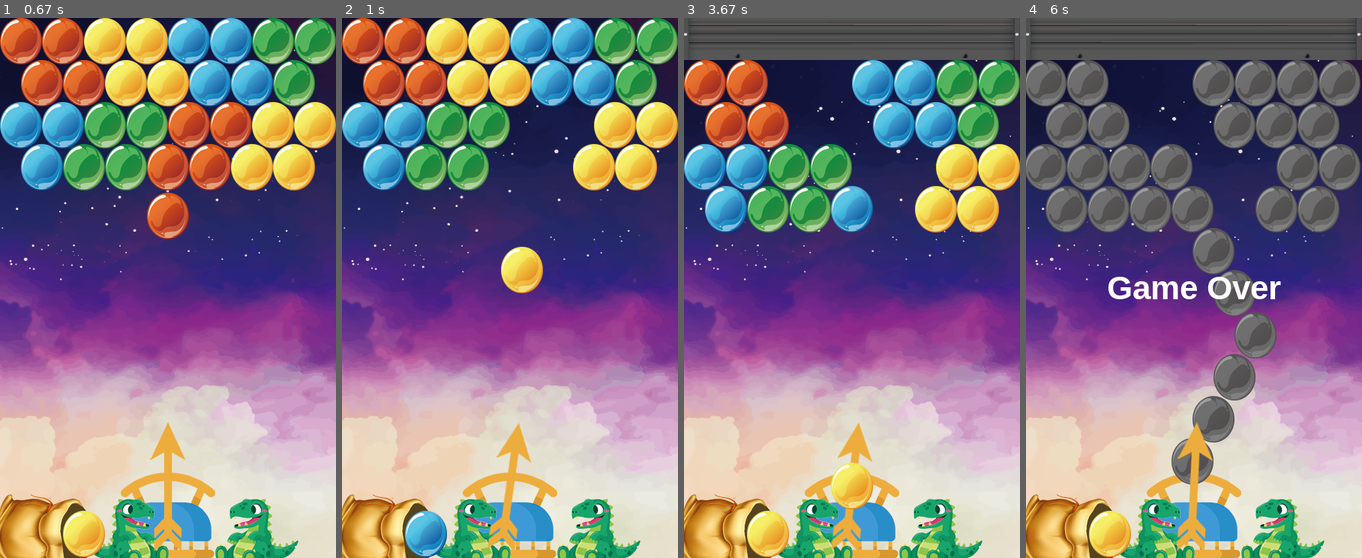
Above: before the commit, frames 1-4 (left to right).
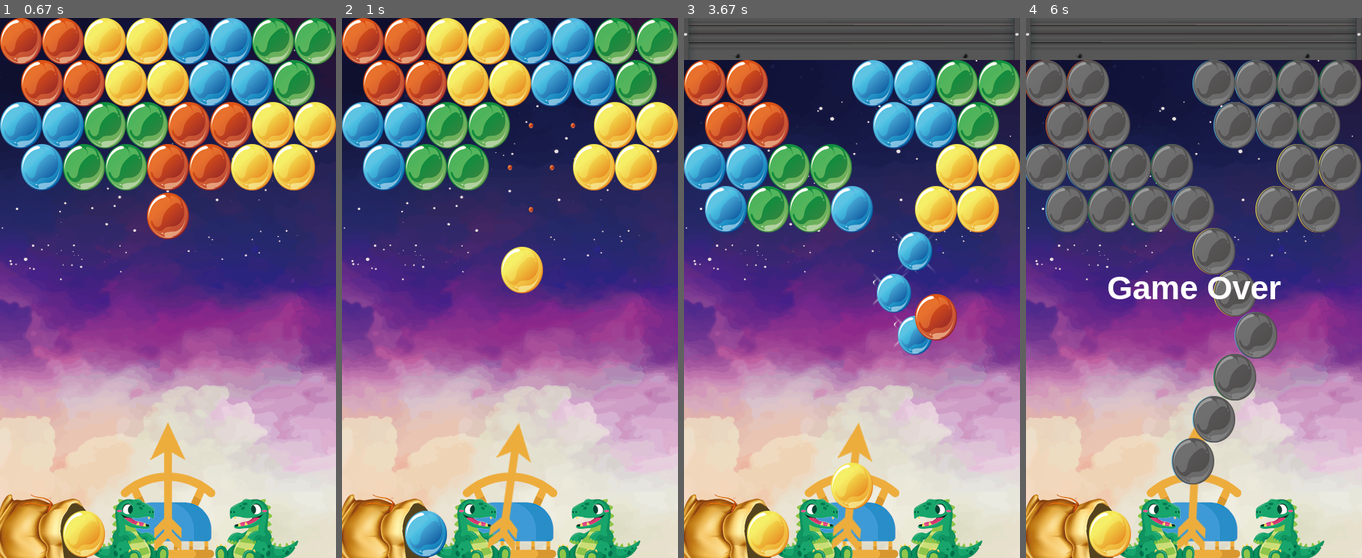
Above: after the commit, the same moments.

Repository: 1201ysy/Pygame
Game: pygame game, started from BubbleBubble/bubblebubble.py
Same seed, same stepped clock (60 frames per second), same inputs: the game is played once before the commit and once after it.
Inputs:
- Up to frame 1 (0.67 s): tap Space at 0.33 s
- Up to frame 2 (1 s): hold Right from 0.67 s (still down); tap Space at 0.73 s
- Up to frame 3 (3.67 s): tap Space at 1.03, 1.23, 1.53, 1.73, 2.03, 2.3, 2.6, 2.73, 3.03, 3.4 s; release Right at 1.13 s; hold Right 1.17-1.63 s; hold Left 1.67-2.2 s; hold Left 2.23-2.63 s; hold Right 2.67-3.3 s; hold Left from 3.33 s (still down)
- Up to frame 4 (6 s): tap Space at 3.7, 3.9, 4.2, 4.4, 4.7, 4.9, 5.2, 5.47, 5.77 s; release Left at 3.8 s; hold Right 3.83-4.3 s; hold Right 4.33-4.8 s; hold Left 4.83-5.37 s; hold Left 5.4-5.8 s

Frame 1 is identical in both runs. In frame 2, less than 0.1% of the frame differs, in the area x 49-70%, y 19-36%; in frame 3, 2.6%, in the area x 56-82%, y 39-63%; in frame 4, 2.5%.

Commit message:
Added removing & falling animation for bubblebubble game

Diff:
--- a/BubbleBubble/bubblebubble.py
+++ b/BubbleBubble/bubblebubble.py
@@ -6,7 +6,7 @@
 
 # Bubble sprite class
 class Bubble(pygame.sprite.Sprite):
-    def __init__(self, image, color, position=(0,0), row_idx=-1, col_idx=-1):
+    def __init__(self,  color, image, animation = None, position=(0,0), row_idx=-1, col_idx=-1):
         super().__init__()
         self.image = image
         self.color = color
@@ -15,7 +15,9 @@
         self.radius = 18
         self.row_idx = row_idx
         self.col_idx = col_idx
-
+        self.sparkle = random.randint(0, len(sparkle_animation) -1)
+        self.animation = animation
+        self.fall_speed = fall_speed + random.randint(self.row_idx, self.row_idx + 2)
 
     def set_rect(self, position):
         self.rect = self.image.get_rect(center=position)
@@ -34,6 +36,11 @@
         else:
             screen.blit(self.image, self.rect)
 
+    def draw_remove(self, screen):
+        if animation_count % 2 == 0:
+            screen.blit(sparkle_animation[self.sparkle], self.rect)
+        screen.blit(self.animation[animation_count], self.rect)
+
     def move(self):
         to_x = self.radius * math.cos(self.rad_angle)
         to_y = self.radius * math.sin(self.rad_angle) * -1
@@ -43,6 +50,9 @@
 
         if self.rect.left < 0 or self.rect.right > screen_width:
             self.set_angle(180 - self.angle)
+
+    def fall(self):
+        self.rect.y += self.fall_speed
 
     def drop_downward(self, height):
         self.rect = self.image.get_rect(center= (self.rect.centerx, self.rect.centery + height))
@@ -80,11 +90,11 @@
 def setup():
     global map, level
     map = [[
-        list("...R...."),
-        list("......./"),
-        list("........"),
-        list("......./"),
-        list("........"),
+        list(".RRRR..."),
+        list("..RRR../"),
+        list("....Y..."),
+        list("...YY../"),
+        list("....Y..."),
         list("......./"),
         list("........"),
         list("......./"),
@@ -138,9 +148,9 @@
             if col in [".", "/"]:
                 continue
             position = get_bubble_position(row_idx, col_idx)
-            image = get_bubble_image(col)
+            image, animation = get_bubble_image(col)
             if image:
-                bubble_group.add(Bubble(image, col, position, row_idx, col_idx))
+                bubble_group.add(Bubble(col, image, animation,  position,  row_idx, col_idx))
 
 # Returns bubble (x,y) position of bubble given row,col index from the map list
 def get_bubble_position(row,col):
@@ -153,25 +163,29 @@
 # Get bubble image for the "color" if it exists
 def get_bubble_image(color):
     if color in bubble_images:
-        return bubble_images[color]
+        if "animation" in bubble_images[color]:
+            return bubble_images[color]["base"], bubble_images[color]["animation"]
+        else:
+            return  bubble_images[color]["base"], None
 
 # Prepares current and next bubbles
-def prepare_bubbles():
+def prepare_bubbles(waiting = False):
     global curr_bubble, next_bubble
-    if next_bubble:
-        curr_bubble = next_bubble
-    else:
-        curr_bubble = create_bubble()
-
-    curr_bubble.set_rect((screen_width//2, 624))
-    next_bubble = create_bubble()
-    next_bubble.set_rect((screen_width//4, 688))
+    if not waiting:
+        if next_bubble:
+            curr_bubble = next_bubble
+        else:
+            curr_bubble = create_bubble()
+
+        curr_bubble.set_rect((screen_width//2, 624))
+        next_bubble = create_bubble()
+        next_bubble.set_rect((screen_width//4, 688))
 
 # Randomly create a bubble
 def create_bubble():
     color = get_random_bubble_color()
-    image = get_bubble_image(color)
-    return Bubble(image, color)
+    image, animation = get_bubble_image(color)
+    return Bubble(color,image, animation)
 
 # Randomly create a bubble color out of colors that already exists on the map
 def get_random_bubble_color():
@@ -257,6 +271,7 @@
     bubbles_to_remove = [ b for b in bubble_group if (b.row_idx, b.col_idx) in visited]
     for bubble in bubbles_to_remove:
         map[level][bubble.row_idx][bubble.col_idx] = "."
+        removing_bubble_group.add(bubble)
         bubble_group.remove(bubble)
 
 # Remove all bubbles not in the visited list
@@ -264,6 +279,7 @@
     bubbles_to_remove = [ b for b in bubble_group if (b.row_idx, b.col_idx) not in visited]
     for bubble in bubbles_to_remove:
         map[level][bubble.row_idx][bubble.col_idx] = "."
+        falling_bubble_group.add(bubble)
         bubble_group.remove(bubble)
 
 # Remove hanging bubbles
@@ -273,6 +289,29 @@
         if map[level][0][col_idx] != ".":
             visit(0, col_idx)
     remove_not_visited_bubbles()
+
+# Draws animation for falling bubbles after it has been removed from bubble_group
+def draw_falling_bubbles():
+    for bubble in falling_bubble_group:
+        bubble.fall()
+        bubble.draw(screen)
+        if bubble.rect.top > screen_height:
+            falling_bubble_group.remove(bubble)
+
+# Draws animation for removing bubbles (when 3+ bubbles of the same bubble connects) after it has been removed from bubble_group
+def draw_removing_bubbles():
+    global frame_count, animation_count
+    frame_count +=1
+    if frame_count !=0 and frame_count % 5 == 0:
+        animation_count += 1
+        if animation_count > NUM_ANIMATION_FRAMES - 1:
+            animation_count = 0
+            removing_bubble_group.empty()
+            frame_count = 0
+
+    for bubble in removing_bubble_group:
+        bubble.draw_remove(screen)
+
 
 # Draws bubble sprite group
 def draw_bubbles():
@@ -292,6 +331,10 @@
     wall_height += CELL_SIZE
     for bubble in bubble_group:
         bubble.drop_downward((CELL_SIZE))
+    for bubble in removing_bubble_group :
+        bubble.drop_downward((CELL_SIZE))
+    for bubble in falling_bubble_group :
+        bubble.drop_downward((CELL_SIZE))
     curr_fire_count = FIRE_COUNT
 
 # returns the lowest bottom y bubble position of the bubble group
@@ -302,7 +345,7 @@
 # change all the bubble color to black
 def change_bubble_color():
     for bubble in bubble_group:
-        bubble.image = bubble_images["BL"]
+        bubble.image = bubble_images["BL"]["base"]
 
 def display_next_level():
     msg_line1 = game_font.render(f"STARTING", True, WHITE)
@@ -347,33 +390,92 @@
 BUBBLE_HEIGHT = 62
 MAP_ROW_COUNT = 11
 MAP_COL_COUNT = 8
+NUM_ANIMATION_FRAMES = 4
 FIRE_COUNT = 7
 BLACK = (0,0,0)
 WHITE = (255,255,255)
+
 
 # Movements
 to_angle_left = 0
 to_angle_right = 0
 angle_speed = 1.5/60
+fall_speed = 15
 
 
 # Images
 background = pygame.image.load(os.path.join(image_path, "background.png"))
 wall = pygame.image.load(os.path.join(image_path, "wall.png"))
 pointer_image = pygame.image.load(os.path.join(image_path, "pointer.png"))
+
 bubble_images = {
-    "R" : pygame.image.load(os.path.join(image_path, "red.png")).convert_alpha(),
-    "Y": pygame.image.load(os.path.join(image_path, "yellow.png")).convert_alpha(),
-    "B": pygame.image.load(os.path.join(image_path, "blue.png")).convert_alpha(),
-    "G": pygame.image.load(os.path.join(image_path, "green.png")).convert_alpha(),
-    "P": pygame.image.load(os.path.join(image_path, "purple.png")).convert_alpha(),
-    "BL": pygame.image.load(os.path.join(image_path, "black.png")).convert_alpha(),
+    "R" : {
+        "base":pygame.image.load(os.path.join(image_path, "red.png")).convert_alpha(),
+        "animation": [
+            pygame.image.load(os.path.join(image_path, "red_1.png")).convert_alpha(),
+            pygame.image.load(os.path.join(image_path, "red_2.png")).convert_alpha(),
+            pygame.image.load(os.path.join(image_path, "red_3.png")).convert_alpha(),
+            pygame.image.load(os.path.join(image_path, "red_4.png")).convert_alpha(),
+        ]
+    },
+    "Y" : {
+        "base":pygame.image.load(os.path.join(image_path, "yellow.png")).convert_alpha(),
+        "animation": [
+            pygame.image.load(os.path.join(image_path, "yellow_1.png")).convert_alpha(),
+            pygame.image.load(os.path.join(image_path, "yellow_2.png")).convert_alpha(),
+            pygame.image.load(os.path.join(image_path, "yellow_3.png")).convert_alpha(),
+            pygame.image.load(os.path.join(image_path, "yellow_4.png")).convert_alpha(),
+        ]
+    },
+
+    "B" : {
+        "base":pygame.image.load(os.path.join(image_path, "blue.png")).convert_alpha(),
+        "animation": [
+            pygame.image.load(os.path.join(image_path, "blue_1.png")).convert_alpha(),
+            pygame.image.load(os.path.join(image_path, "blue_2.png")).convert_alpha(),
+            pygame.image.load(os.path.join(image_path, "blue_3.png")).convert_alpha(),
+            pygame.image.load(os.path.join(image_path, "blue_4.png")).convert_alpha(),
+        ]
+    },
+    "G" : {
+        "base":pygame.image.load(os.path.join(image_path, "green.png")).convert_alpha(),
+        "animation": [
+            pygame.image.load(os.path.join(image_path, "green_1.png")).convert_alpha(),
+            pygame.image.load(os.path.join(image_path, "green_2.png")).convert_alpha(),
+            pygame.image.load(os.path.join(image_path, "green_3.png")).convert_alpha(),
+            pygame.image.load(os.path.join(image_path, "green_4.png")).convert_alpha(),
+        ]
+    },
+    "P" : {
+        "base":pygame.image.load(os.path.join(image_path, "purple.png")).convert_alpha(),
+        "animation": [
+            pygame.image.load(os.path.join(image_path, "purple_1.png")).convert_alpha(),
+            pygame.image.load(os.path.join(image_path, "purple_2.png")).convert_alpha(),
+            pygame.image.load(os.path.join(image_path, "purple_3.png")).convert_alpha(),
+            pygame.image.load(os.path.join(image_path, "purple_4.png")).convert_alpha(),
+        ]
+    },
+
+    "BL" : {
+        "base":pygame.image.load(os.path.join(image_path, "black.png")).convert_alpha(),
+    },
 }
+
+sparkle_animation = [
+
+pygame.image.load(os.path.join(image_path, "sparkle1.png")).convert_alpha(),
+pygame.image.load(os.path.join(image_path, "sparkle2.png")).convert_alpha(),
+pygame.image.load(os.path.join(image_path, "sparkle3.png")).convert_alpha(),
+
+]
+
 
 # Game asset variables
 map = []
 visited = []
 bubble_group = pygame.sprite.Group()
+falling_bubble_group = pygame.sprite.Group()
+removing_bubble_group = pygame.sprite.Group()
 pointer = Pointer(pointer_image, (screen_width//2, 624), 90)
 
 # Game state variables
@@ -385,12 +487,14 @@
 wall_height = 0
 is_game_over = False
 game_result = None
-
-
+waiting = False
+animation_count = 0
+frame_count = 0
 
 ## Start game loop
 
 setup()
+
 
 running = True
 while running:
@@ -419,29 +523,44 @@
 
 
     # Drawing
-
     if not curr_bubble:
-        prepare_bubbles()
+        prepare_bubbles(waiting)
 
     if fire:
         process_collision()
 
     if curr_fire_count == 0:
         drop_wall()
+
+
+    screen.blit(background, (0,0))
+    screen.blit(wall, (0, wall_height - screen_height))
+    draw_bubbles()
+
+    if removing_bubble_group:
+        draw_removing_bubbles()
+
+    if falling_bubble_group:
+        draw_falling_bubbles()
+
+    pointer.rotate(to_angle_right + to_angle_left )
+    pointer.draw(screen)
 
     # check if current level is cleared
     if not bubble_group:
         # if final level was complete, end game
+        waiting = True
         if level == 3:
             game_result = "Mission Complete"
             is_game_over = True
         # if not on final level, move on to next level
-        else:
+        elif not (falling_bubble_group or removing_bubble_group):
             level += 1
             wall_height = 0
             curr_fire_count = FIRE_COUNT
             curr_bubble = None
             next_bubble = None
+            waiting = False
             setup()
             display_next_level()
             pygame.display.update()
@@ -456,13 +575,8 @@
         game_result = "Game Over"
         is_game_over = True
         change_bubble_color()
-
-    screen.blit(background, (0,0))
-    screen.blit(wall, (0, wall_height - screen_height))
-    draw_bubbles()
-
-    pointer.rotate(to_angle_right + to_angle_left )
-    pointer.draw(screen)
+        draw_bubbles()
+
     if curr_bubble:
         if fire:
             curr_bubble.move()
@@ -471,6 +585,7 @@
     if next_bubble:
         next_bubble.draw(screen)
 
+
     if is_game_over:
         display_game_over()
         running = False
Binary file added: BubbleBubble/images/blue_1.png
Binary file added: BubbleBubble/images/blue_2.png
Binary file added: BubbleBubble/images/blue_3.png
Binary file added: BubbleBubble/images/blue_4.png
Binary file added: BubbleBubble/images/green_1.png
Binary file added: BubbleBubble/images/green_2.png
Binary file added: BubbleBubble/images/green_3.png
Binary file added: BubbleBubble/images/green_4.png
Binary file added: BubbleBubble/images/purple_1.png
Binary file added: BubbleBubble/images/purple_2.png
Binary file added: BubbleBubble/images/purple_3.png
Binary file added: BubbleBubble/images/purple_4.png
(and 11 more such lines)
